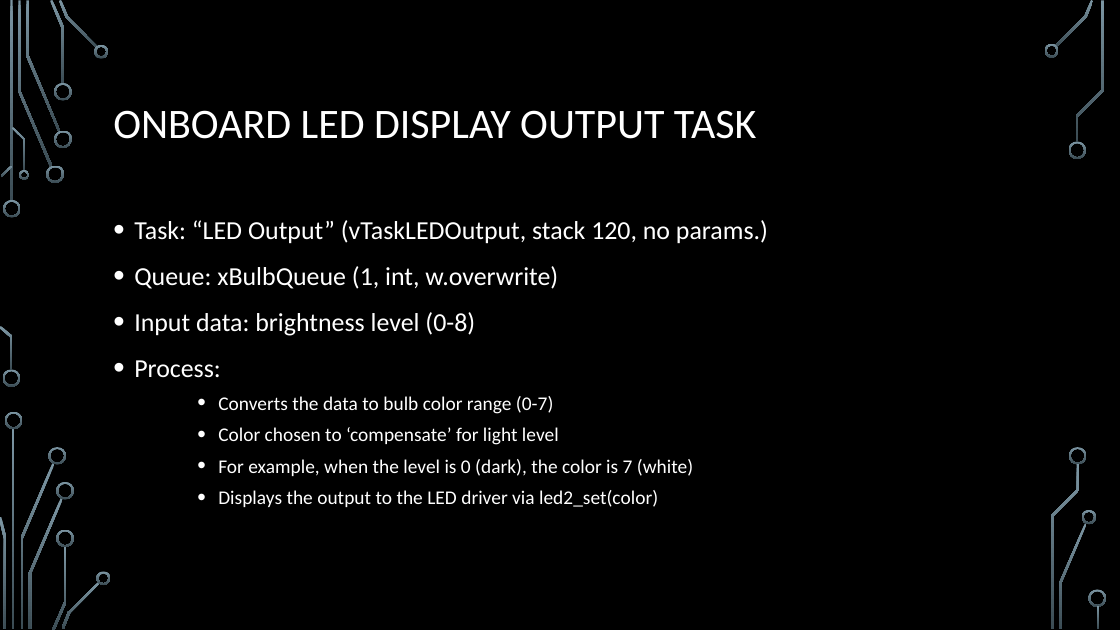
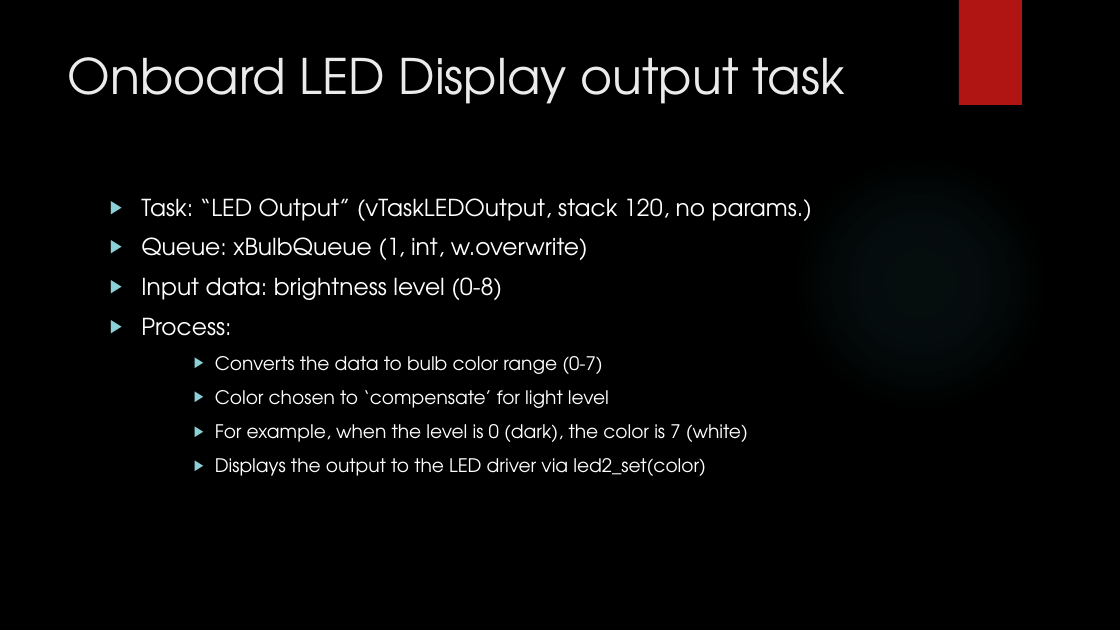
Before and after one commit to EmbeddedSystemClass/FinalProject5381, a slide deck: slide 16 of Final Project 5381.pptx (slide 15 before the commit). Drawn at 1120x630 pixels with LibreOffice and Linux fonts; fonts in the diff are those of the drawing; background and template pictures are left out. Boxes give left, top, right and bottom in pixels: in the first picture for what was removed or moved away, otherwise in the second. Text is boxed around its words. In the diff, an @@ line names an element or a change of style, - is before the commit and + after.

```diff
--- a/Final Project 5381.pptx
+++ b/Final Project 5381.pptx
@@ rectangle added at <box>959,0,1022,105</box>, fill #B01513 @@
@@ title "Onboard LED Display output task" at <box>68,57,844,104</box>: vertical alignment middle to top @@
@@ title at <box>68,57,844,104</box>: text changed; size 36 to 42 pt; font Calibri to TeX Gyre Adventor; text colour #FFFFFF to #EBEBEB @@
-ONBOARD LED DISPLAY OUTPUT TASK
+Onboard LED Display output task
@@ ellipse added at <box>791,154,1049,413</box>, fill gradient #50B9C1 @@
@@ text "Task: “LED Output” (vTaskLEDOutput, stack ...": place and size @@
-text "Task: “LED Output” (vTaskLEDOutput, stack ..." at <box>134,220,768,507</box>
+text "Task: “LED Output” (vTaskLEDOutput, stack ..." at <box>141,198,812,476</box>
@@ text "Task: “LED Output” (vTaskLEDOutput, stack ..." at <box>141,198,812,476</box>: size 22.2 to 20 pt in "Task: “LED Output” (vTaskLEDOutput, stack 120, no ...", "Queue: xBulbQueue (1, int, w.overwrite)", "Input data: brightness level (0-8)", "Process:"; font Calibri to TeX Gyre Adventor; size 16.6 to 16 pt in "Converts the data to bulb color range ...", "Color chosen to ‘compensate’ for light level", "For example, when the level is 0 ...", "Displays the output to the LED driver ..."; bullet • to ▶; line spacing 1.1 to 1; more space between paragraphs @@
@@ group removed at <box>0,0,1107,630</box>: 33 freeform shapes, 3 rectangles @@
```
Also in this commit, not shown: 43 other slides changed, 1 slide added.
